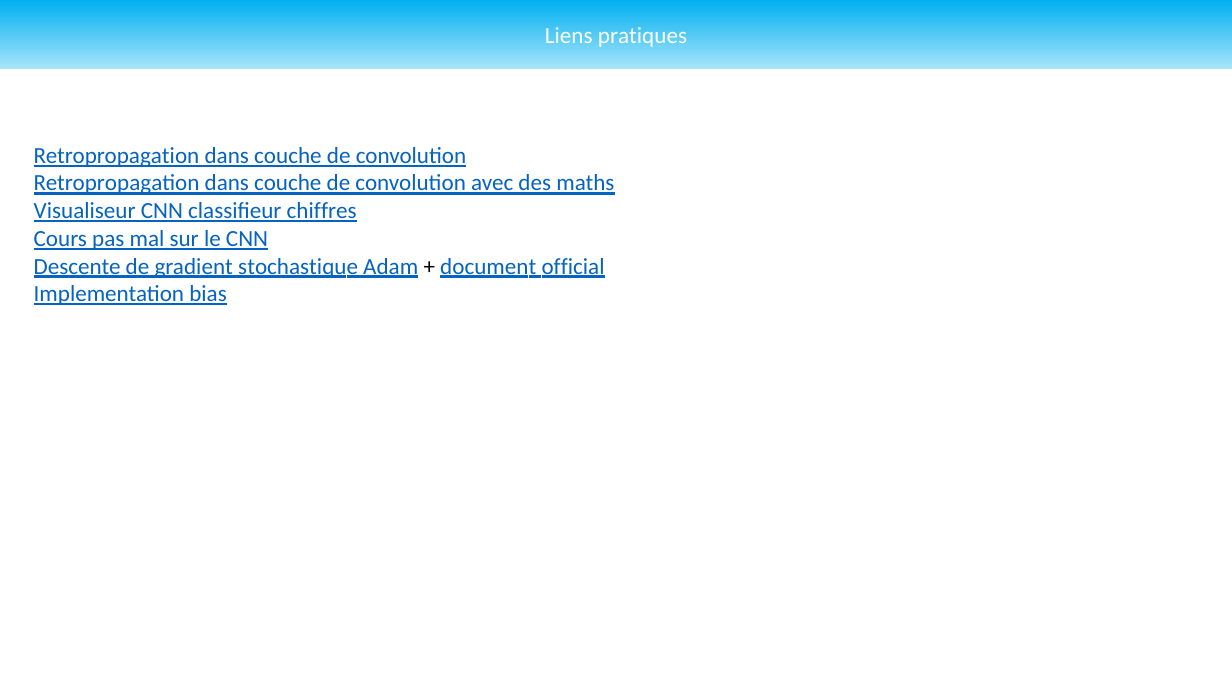
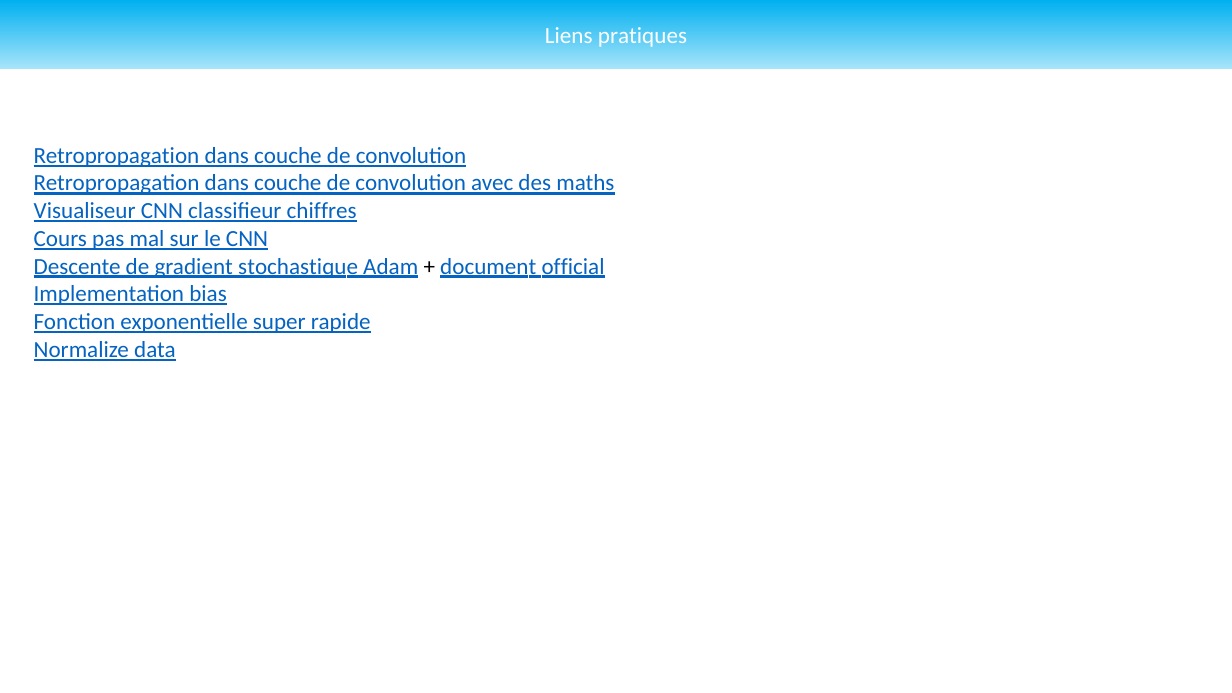
Before and after one commit to Undefined-Team/ProtoDeep-old, a slide deck: slide 9 of Docs/Draft/Draft_Struct.pptx (slide 8 before the commit). Drawn at 1232x693 pixels with LibreOffice and Linux fonts; fonts in the diff are those of the drawing. Boxes give left, top, right and bottom in pixels: in the first picture for what was removed or moved away, otherwise in the second. Text is boxed around its words. In the diff, an @@ line names an element or a change of style, - is before the commit and + after.

```diff
--- a/Docs/Draft/Draft_Struct.pptx
+++ b/Docs/Draft/Draft_Struct.pptx
@@ text at (34,313,371,361): paragraphs added @@
+Fonction exponentielle super rapide
+Normalize data
```
Also in this commit, not shown: 2 other slides changed, 1 slide added, 5 other files.
